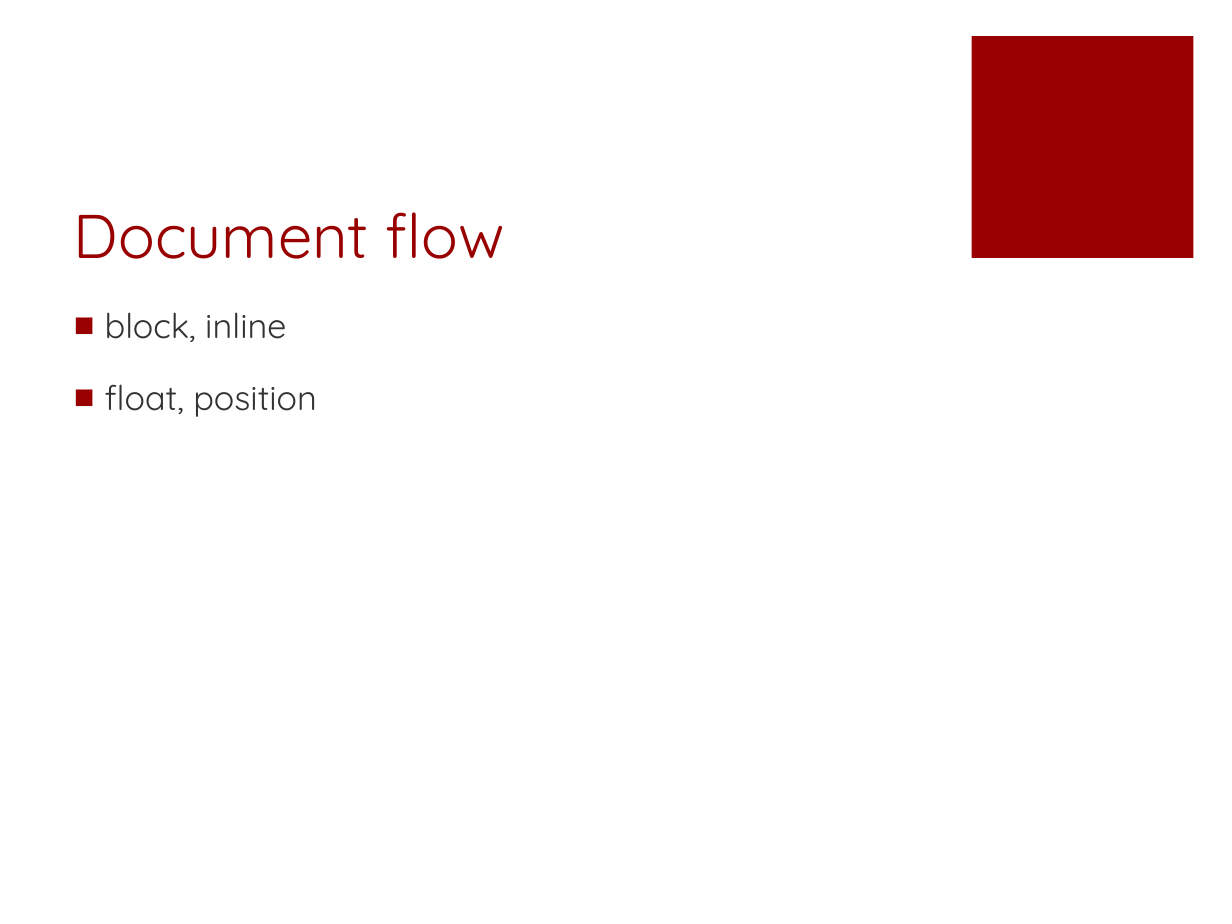
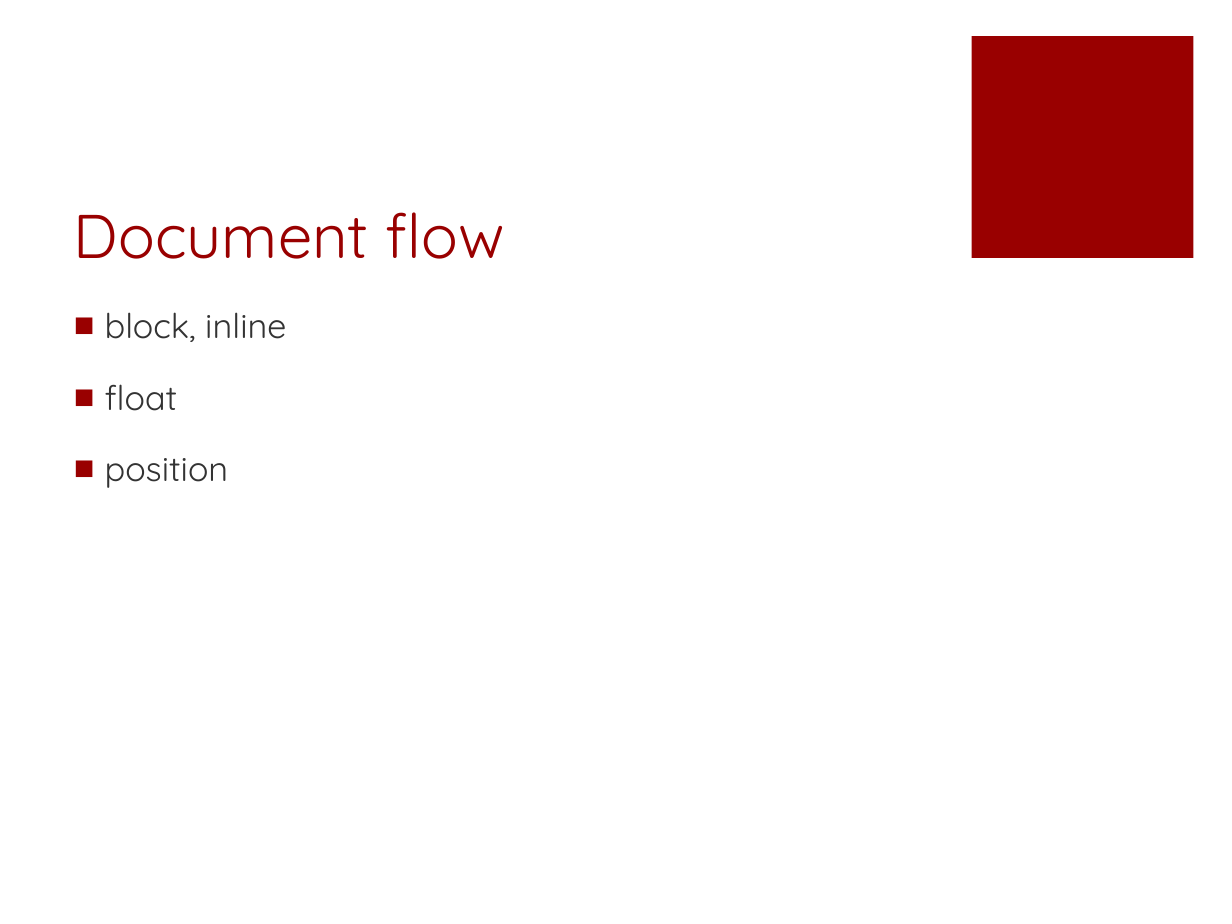
Before and after one commit to fuying/frondendtraining, a slide deck: slide 4 of CSS/CSS.pptx. Drawn at 1232x924 pixels with LibreOffice and Linux fonts; fonts in the diff are those of the drawing. Boxes give left, top, right and bottom in pixels: in the first picture for what was removed or moved away, otherwise in the second. Text is boxed around its words. In the diff, an @@ line names an element or a change of style, - is before the commit and + after.

```diff
--- a/CSS/CSS.pptx
+++ b/CSS/CSS.pptx
@@ text at box(105, 384, 229, 488): text changed @@
-■ float, position
+■ float
+■ position
```
Also in this commit, not shown: 10 other slides changed, 2 other files.
